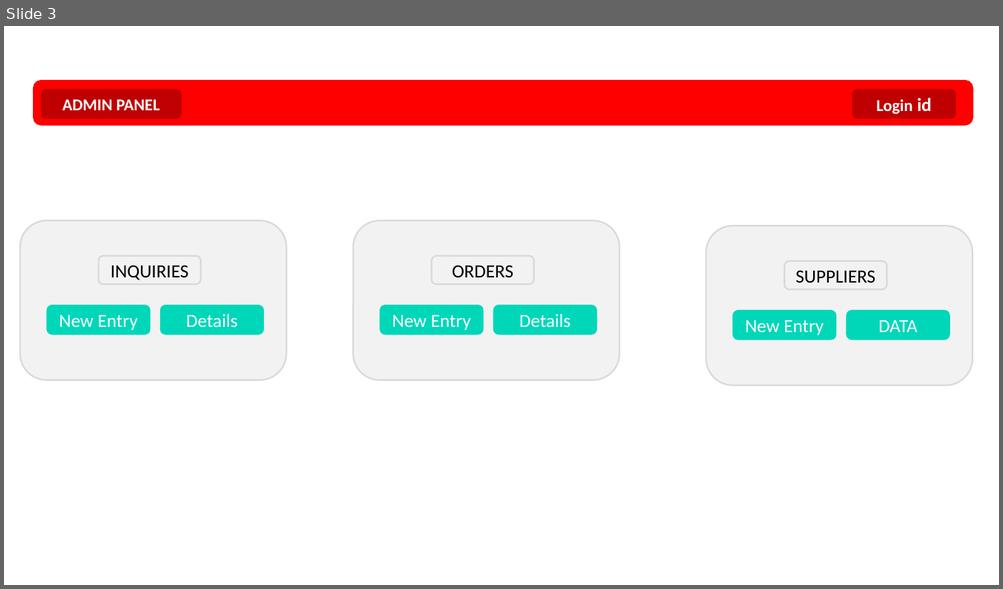
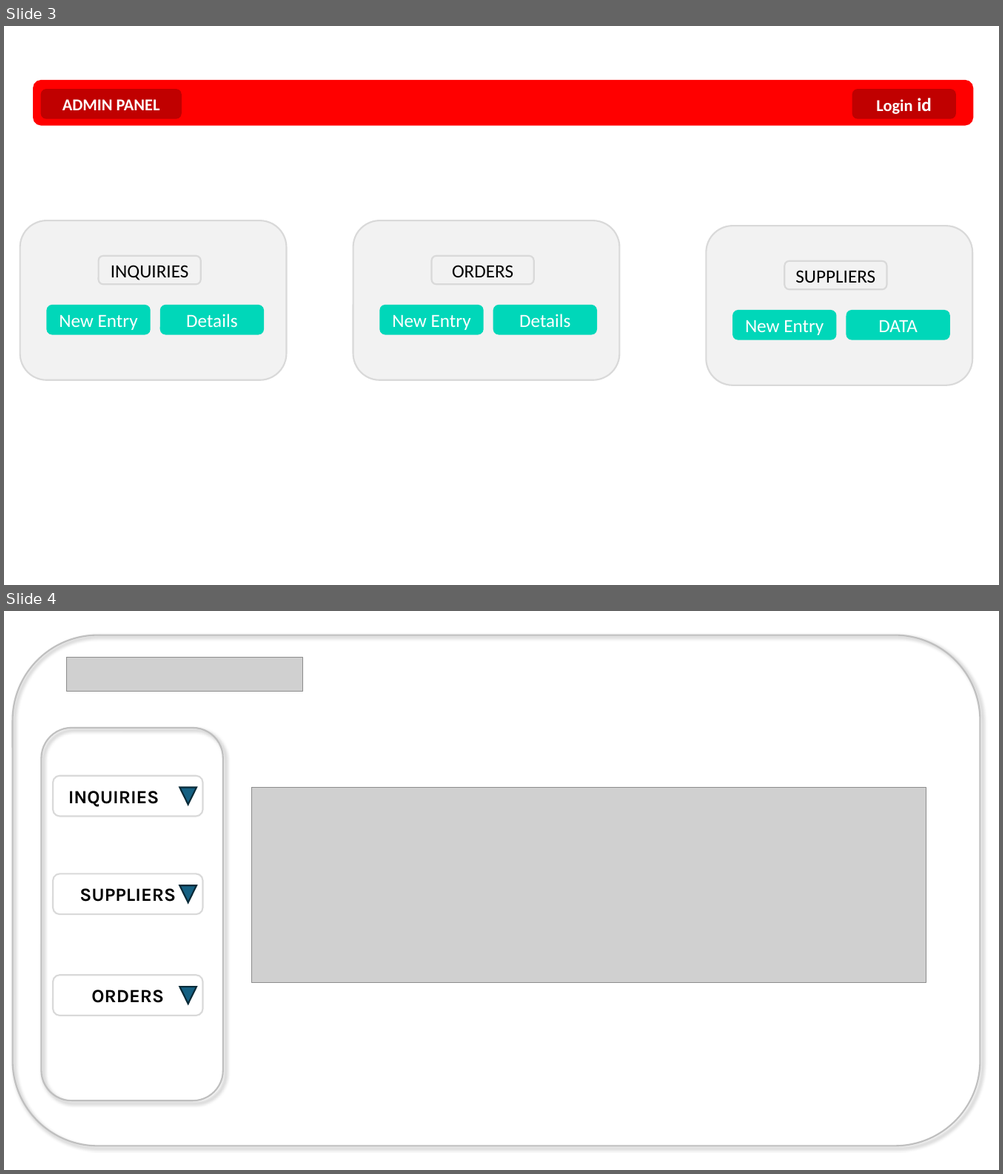
Before and after one commit to prassanna16/supply-track, a slide deck: design ex..pptx. Shown one above the other, each under a label of ours: slide 3 before the commit, slides 3 and 4 after it. The pictures are 1003x589 and 1003x1174 pixels, drawn with LibreOffice and Linux fonts; fonts in the diff are those of the drawing; grey boxes stand for pictures. Boxes give left, top, right and bottom in pixels: in the first picture for what was removed or moved away, otherwise in the second. Text is boxed around its words. In the diff, an @@ line names an element or a change of style, - is before the commit and + after.

```diff
--- a/design ex..pptx
+++ b/design ex..pptx
@@ slide 4 added at <box>4,611,999,1170</box>, background #FFFFFF @@
@@ rounded rectangle added at <box>12,635,980,1147</box>, outline #BFBFBF 1.5 pt @@
@@ picture added at <box>67,658,302,691</box> @@
@@ rounded rectangle added at <box>41,728,222,1101</box>, outline #BFBFBF 1.5 pt @@
@@ rounded rectangle added at <box>54,776,203,816</box>, outline #D9D9D9 1.5 pt, 18 pt, text #000000, bold @@
+INQUIRIES
@@ flow chart merge added at <box>179,788,196,805</box>, fill #156082, outline #092A39 1.5 pt @@
@@ picture added at <box>252,788,925,983</box> @@
@@ rounded rectangle added at <box>54,874,203,914</box>, outline #D9D9D9 1.5 pt, 18 pt, text #000000, bold @@
+SUPPLIERS
@@ flow chart merge added at <box>179,886,196,903</box>, fill #156082, outline #092A39 1.5 pt @@
@@ rounded rectangle added at <box>54,975,203,1015</box>, outline #D9D9D9 1.5 pt, 18 pt, text #000000, bold @@
+ORDERS
@@ flow chart merge added at <box>179,987,196,1004</box>, fill #156082, outline #092A39 1.5 pt @@
```
Also in this commit, not shown: 1 slide removed, 1 other file.
